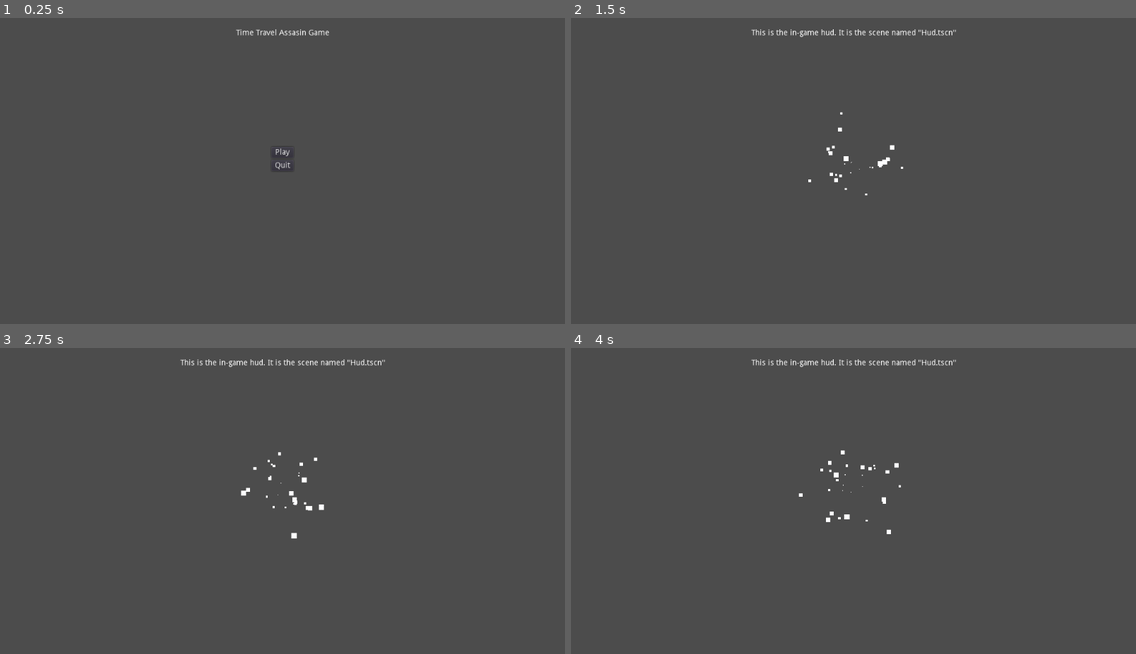
Above: before the commit, frames 1-4 (two rows, left to right).
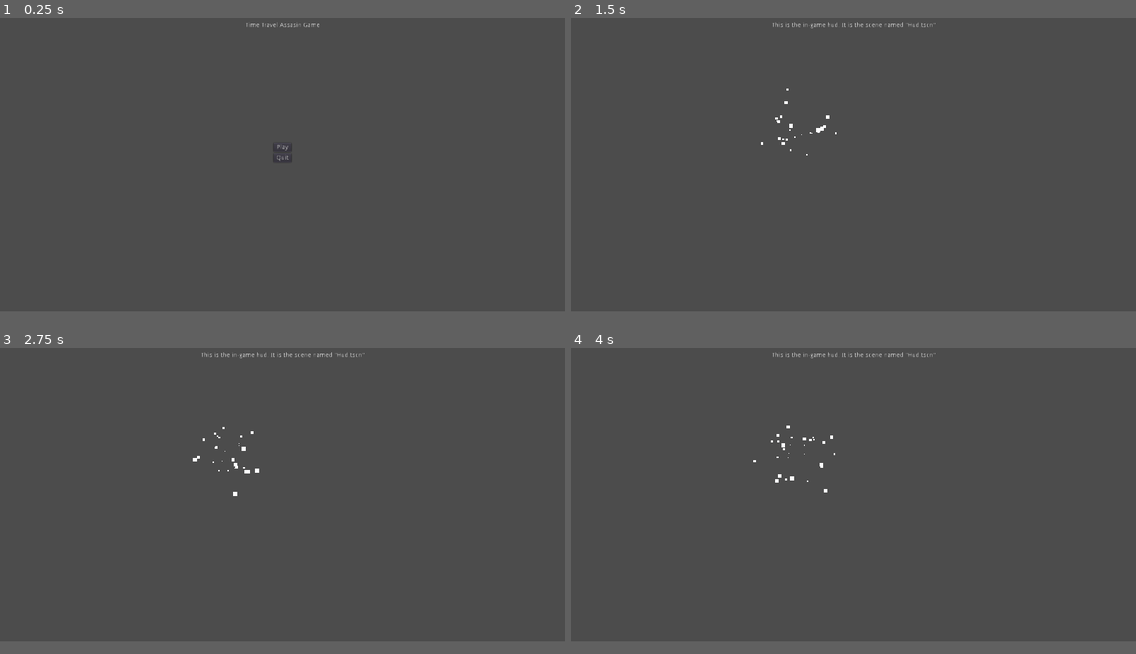
Above: after the commit, the same moments.

Repository: pedrozaalex/brackeys-jam-2020.2
Game: Godot game, scene res://Game.tscn
Two runs of this game, one before a commit and one after it. Both use one fixed random seed, a clock stepped at 60 frames per second and the inputs below.
Inputs:
- Up to frame 1 (0.25 s): no input
- Up to frame 2 (1.5 s): click "Play" at 0.5 s
- Up to frame 3 (2.75 s): no input
- Up to frame 4 (4 s): no input
In our replay, the window is 800x468 before the commit and 800x450 after it. These sizes can differ from the game's own. Grey fills any space a smaller window leaves; there, only what the larger window draws over its background counts as a difference.

The runs differ from the first frame. In frame 1, 0.3% of the frame differs, in the area x 41-59%, y 1-50%; in frame 2, 0.7%; in frame 3, 0.8%, in the area x 31-69%, y 1-63%; in frame 4, 0.8%.

Commit message:
Change window title and resolution

Diff:
--- a/Godot/project.godot
+++ b/Godot/project.godot
@@ -15,7 +15,15 @@
 
 [application]
 
+config/name="Time Travel Assasin"
 run/main_scene="res://Game.tscn"
+
+[display]
+
+window/size/width=1280
+window/size/height=720
+window/size/resizable=false
+window/stretch/mode="2d"
 
 [input]
 
